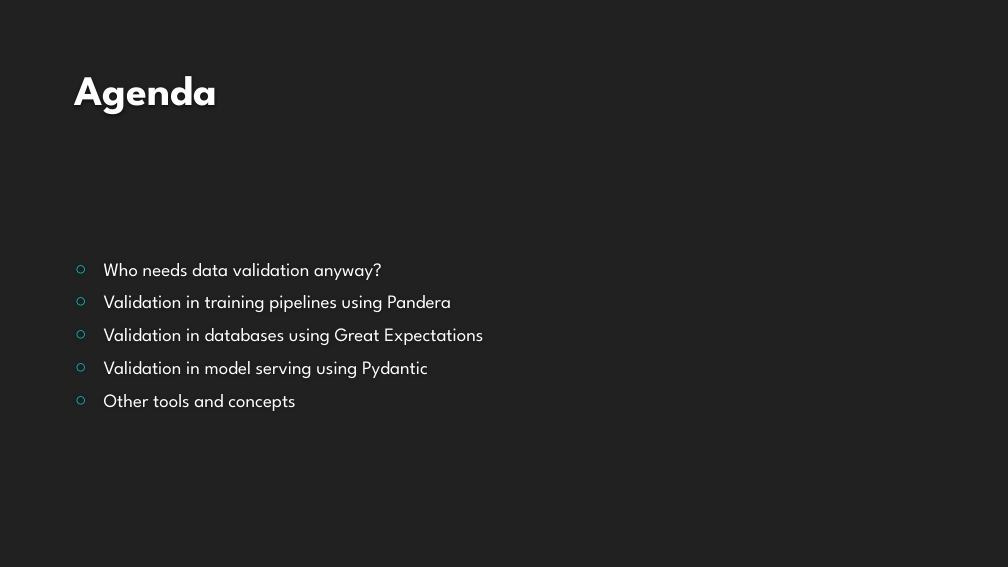
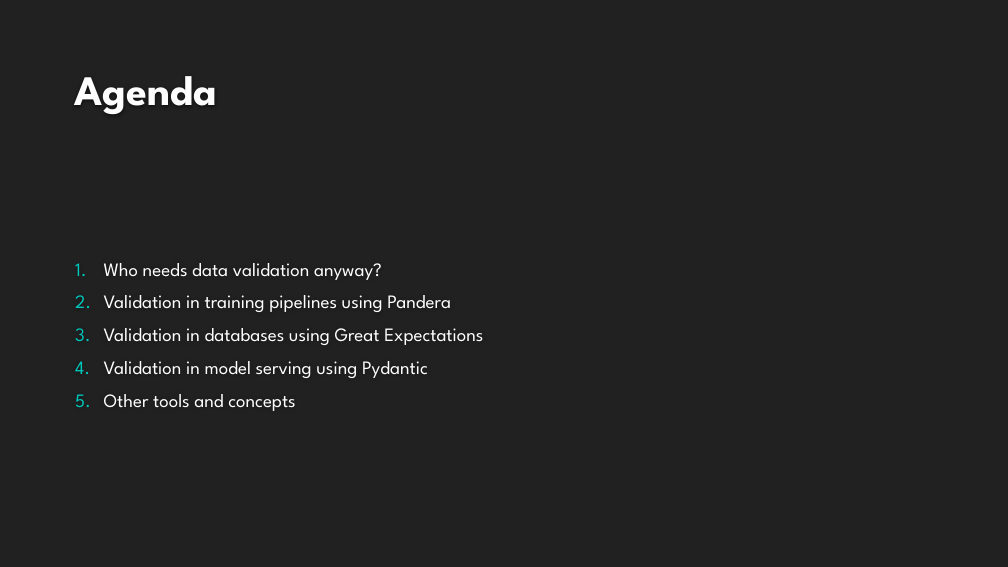
Before and after one commit to NatanMish/data_validation, a slide deck: slide 4 of Data Validation for Data Science.pptx (slide 3 before the commit). Drawn at 1008x567 pixels with LibreOffice and Linux fonts; fonts in the diff are those of the drawing; background and template pictures are left out. Boxes give left, top, right and bottom in pixels: in the first picture for what was removed or moved away, otherwise in the second. Text is boxed around its words. In the diff, an @@ line names an element or a change of style, - is before the commit and + after.

```diff
--- a/Data Validation for Data Science.pptx
+++ b/Data Validation for Data Science.pptx
@@ text "Who needs data validation anyway?" at <box>104,263,483,411</box>: bullet ○ to 1. @@
```
Also in this commit, not shown: 3 slides added, 1 other file.
